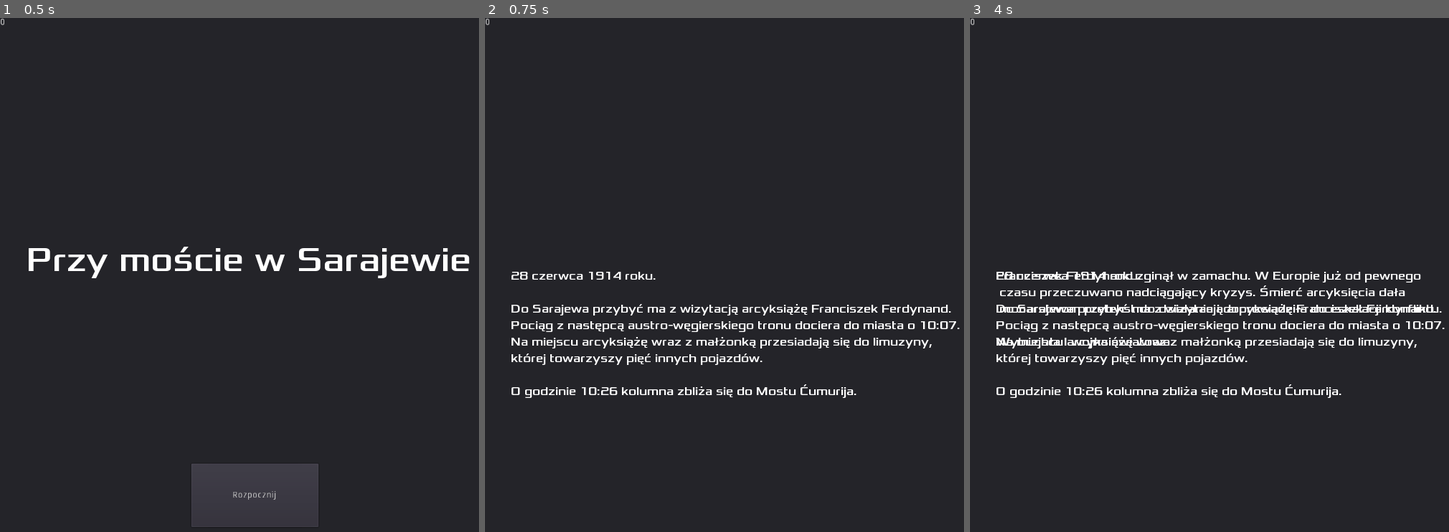
Above: before the commit, frames 1-3 (left to right).
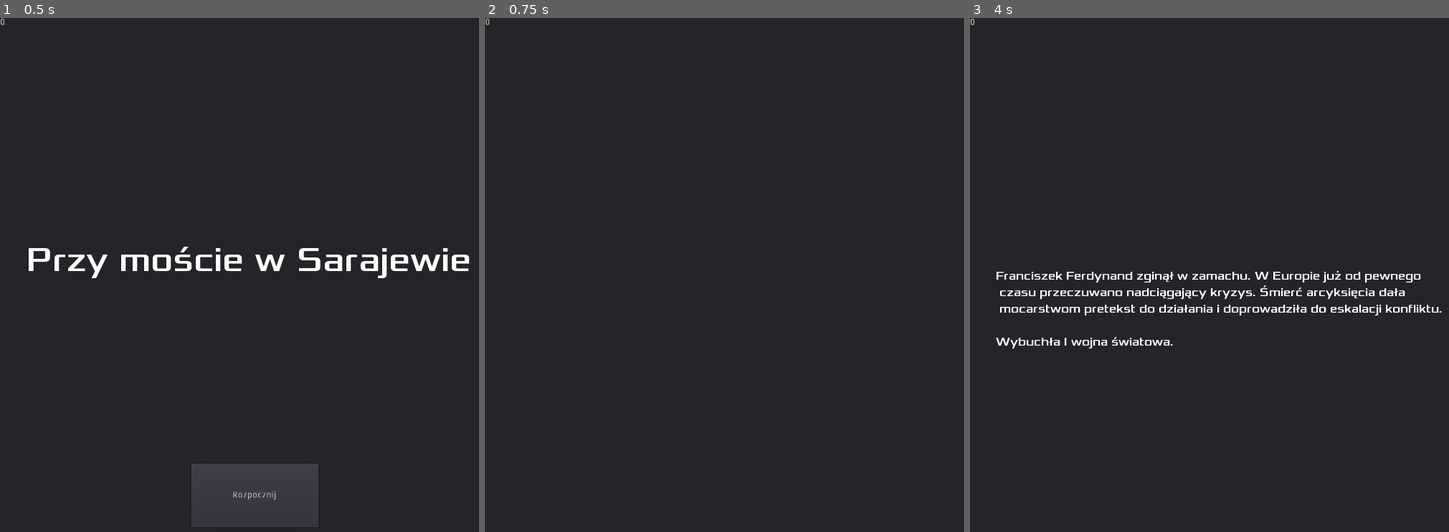
Above: after the commit, the same moments.

Repository: MrAstorii/Zadanie01
Game: Godot game, scene res://Świat.tscn
Two runs of this game, one before a commit and one after it. Both use one fixed random seed, a clock stepped at 60 frames per second and the inputs below.
Inputs:
- Up to frame 1 (0.5 s): no input
- Up to frame 2 (0.75 s): click "Rozpocznij" at 0.5 s
- Up to frame 3 (4 s): tap Enter at 1.25, 2.75 s; hold Right (ui_right) 1.28-2.78 s; tap Space (ui_select) at 1.52, 2, 2.27, 3.5, 3.77 s; hold Left (ui_left) 2.78-3.53 s; hold Right (ui_right) from 3.53 s (still down)

Frame 1 is identical in both runs. In frame 2, 3.2% of the frame differs, in the area x 5-100%, y 49-74%; in frame 3, 2.8%.
Error after the commit: Attempt to call function 'hide' in base 'null instance' on a null instance. (res://HUD.gd:8)

Commit message:
Update HUD.gd

Diff:
--- a/Zadanie01/HUD.gd
+++ b/Zadanie01/HUD.gd
@@ -5,11 +5,18 @@
 func _ready():
 	$InfoLabel.hide()
 	$EndLabel.hide()
+	$Skip.hide()
+
+func show_message_victory():
+	$VictoryLabel.show()
+	$MessageTimer.start()
+	$Panel.show()
 
 func show_message():
 	$InfoLabel.show()
 	$MessageTimer.start()
 	$Panel.show()
+	$Skip.show()
 
 func show_message_end():
 	$EndLabel.show()
@@ -22,7 +29,7 @@
 	$StartButton.show()
 	$MessageLabel.text = "Przy moście w Sarajewie"
 	$MessageLabel.show()
-	$Panel.show()
+	$Most.show()
 
 func update_score(score):
 	$ScoreLabel.text = str(score)
@@ -31,9 +38,19 @@
 	$Panel.hide()
 	$InfoLabel.hide()
 	$EndLabel.hide()
+	$Skip.hide()
 
 
 func _on_StartButton_pressed():
 	$StartButton.hide()
 	$MessageLabel.hide()
+	$Most.hide()
 	emit_signal("start_game")
+
+
+
+
+func _on_Skip_pressed():
+	$Skip.hide()
+	$InfoLabel.hide()
+	$Panel.hide()
